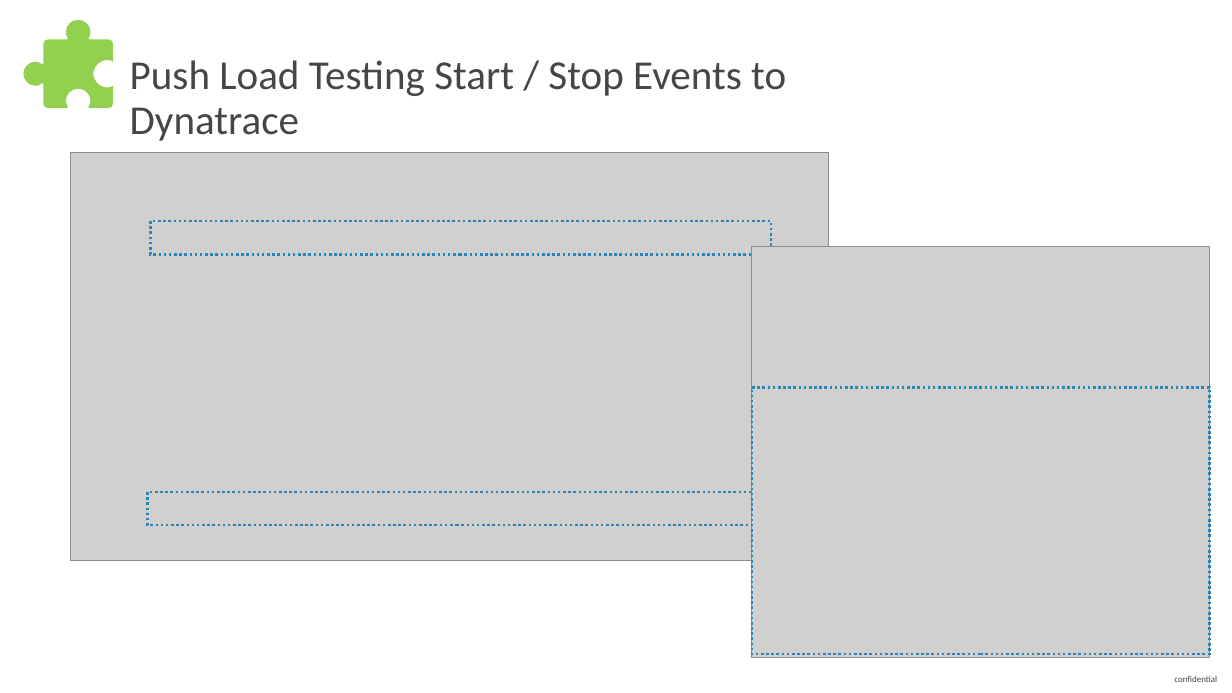
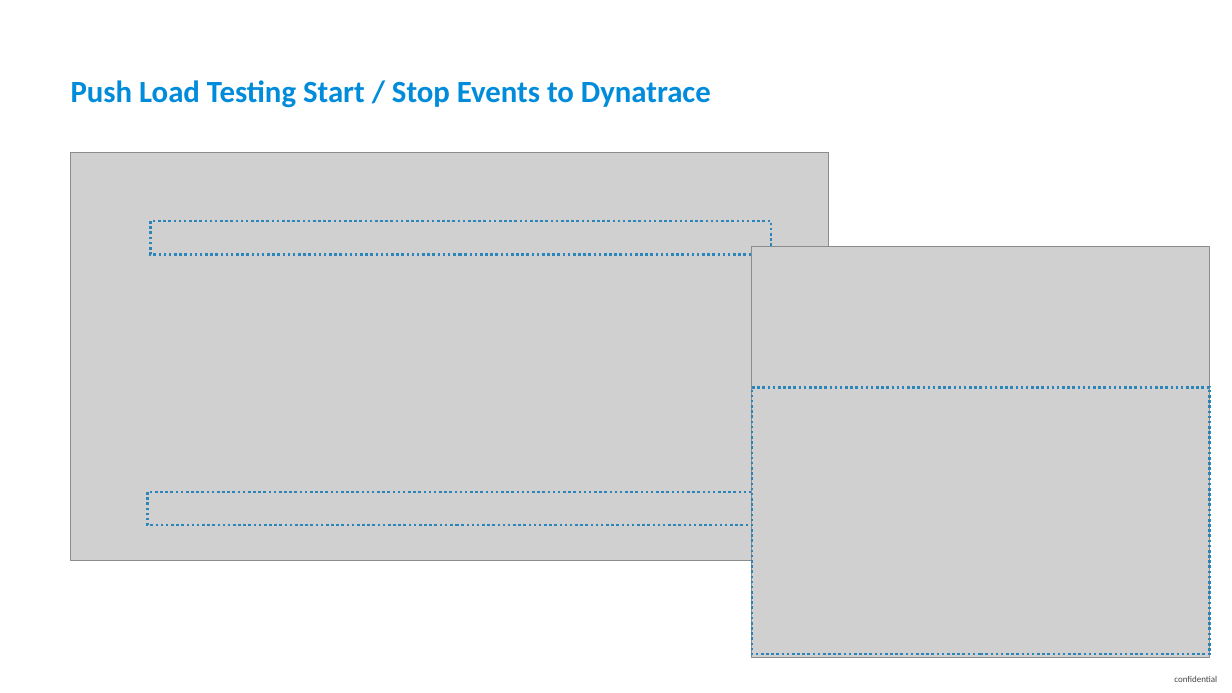
Before and after one commit to thiagobien/ACL, a slide deck: slide 14 of workshop/07_Performance_as_a_Service/ACMWorkshop_Performance_as_a_Self_Service.pptx. Drawn at 1232x693 pixels with LibreOffice and Linux fonts; fonts in the diff are those of the drawing; grey boxes stand for pictures. Boxes give left, top, right and bottom in pixels: in the first picture for what was removed or moved away, otherwise in the second. Text is boxed around its words. In the diff, an @@ line names an element or a change of style, - is before the commit and + after.

```diff
--- a/workshop/07_Performance_as_a_Service/ACMWorkshop_Performance_as_a_Self_Service.pptx
+++ b/workshop/07_Performance_as_a_Service/ACMWorkshop_Performance_as_a_Self_Service.pptx
@@ freeform shape removed at (23,19,113,108) @@
@@ text "Push Load Testing Start / ...": place and size @@
-text "Push Load Testing Start / ..." at (130,60,786,141)
+text "Push Load Testing Start / ..." at (71,80,711,108)
@@ text "Push Load Testing Start / ..." at (71,80,711,108): size 32 to 24 pt, text colour #454646 to #008CDB, bold on; line spacing 0.9 to 1.2; vertical alignment top to middle @@
```
Also in this commit, not shown: 9 other slides changed, 1 slide added, 8 other files.
